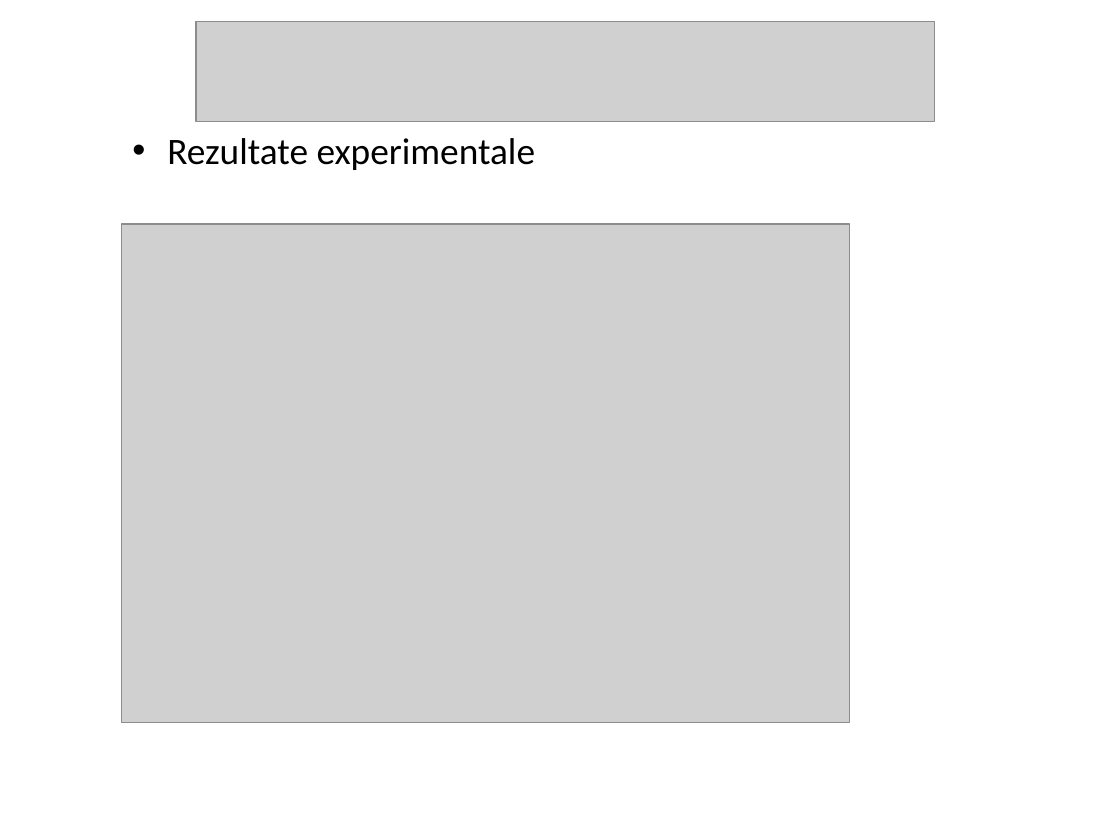
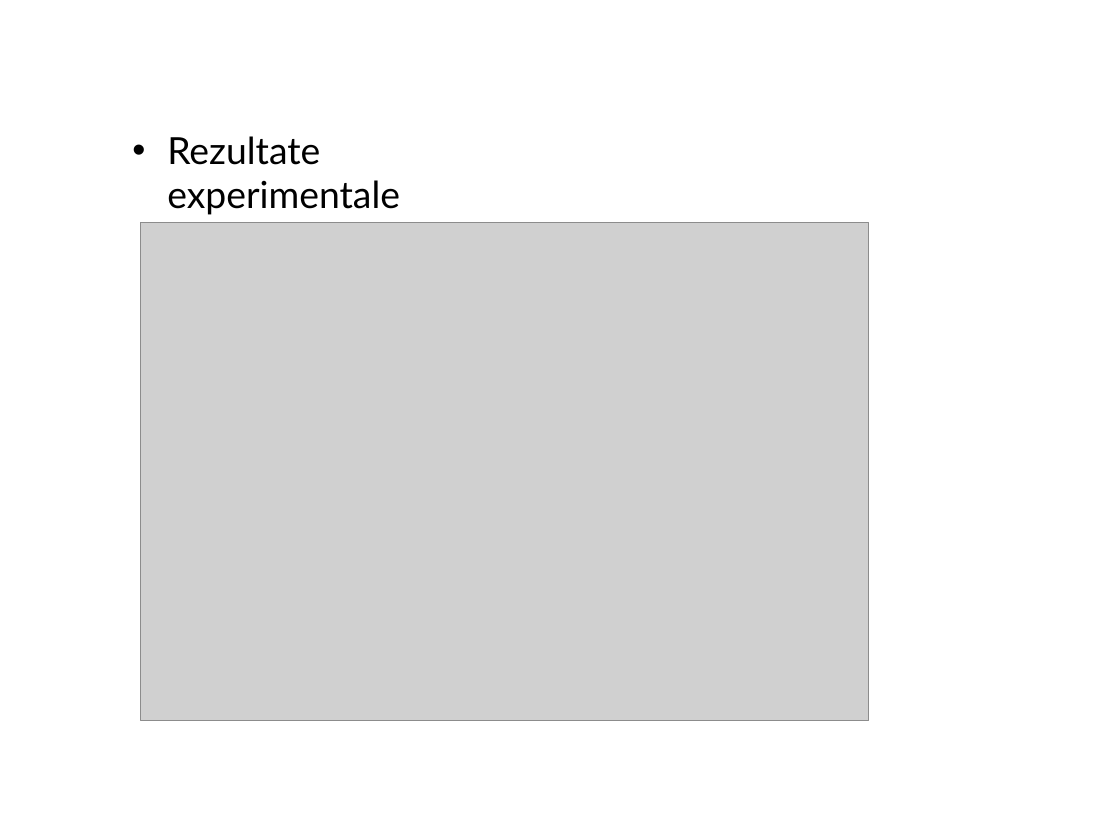
Before and after one commit to FICproject/WebGL, a slide deck: slide 8 of Licenta_Luca _1.ppt (slide 7 before the commit). Drawn at 1120x840 pixels with LibreOffice and Linux fonts; fonts in the diff are those of the drawing; grey boxes stand for pictures; background and template pictures are left out. Boxes give left, top, right and bottom in pixels: in the first picture for what was removed or moved away, otherwise in the second. Text is boxed around its words. In the diff, an @@ line names an element or a change of style, - is before the commit and + after.

```diff
--- a/Licenta_Luca _1.ppt
+++ b/Licenta_Luca _1.ppt
@@ picture removed at [196, 21, 934, 121] @@
@@ text "Rezultate experimentale" at [167, 136, 400, 215]: font Calibri to Lato @@
@@ picture: place and size @@
-picture at [121, 224, 849, 722]
+picture at [141, 223, 869, 721]
```
Also in this commit, not shown: 8 other slides changed, 1 slide added, 1 other file.
